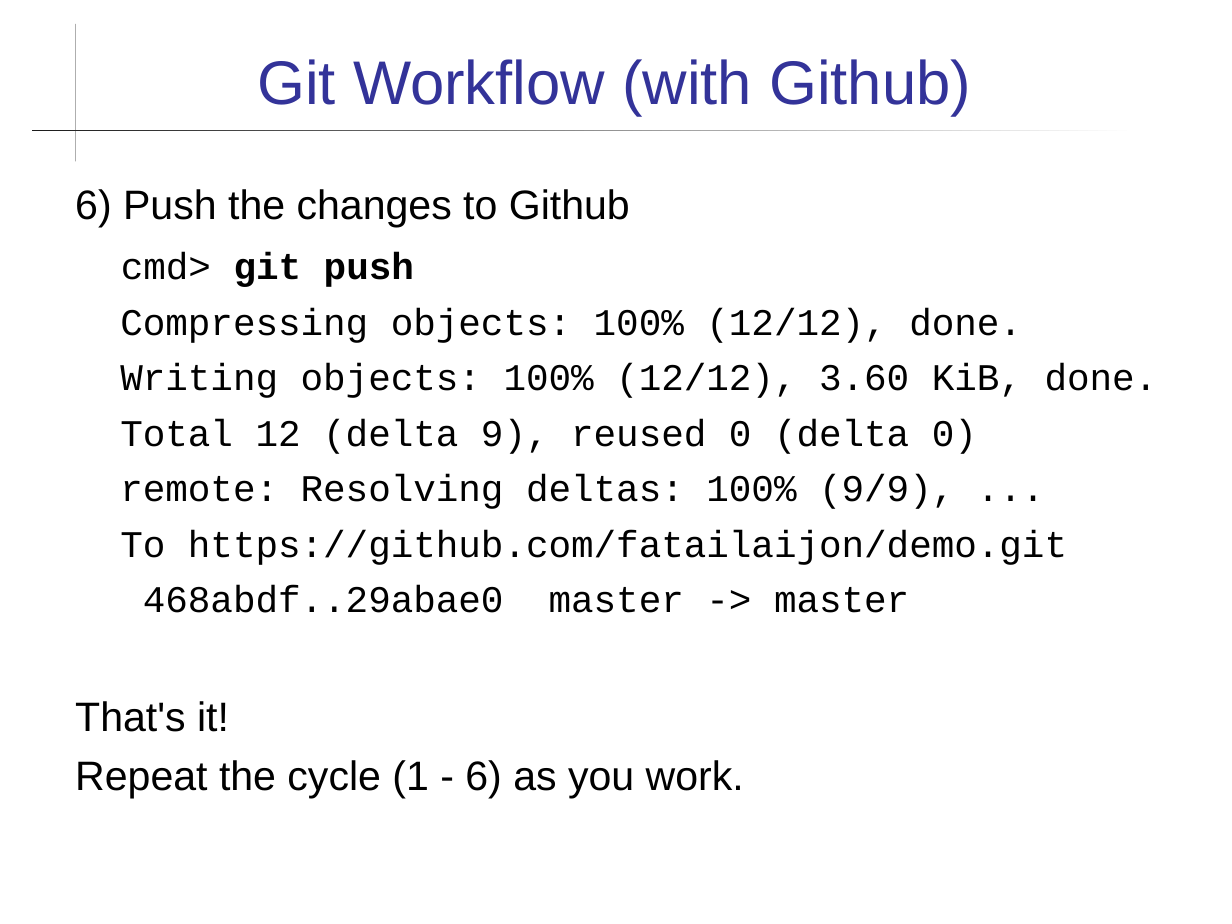
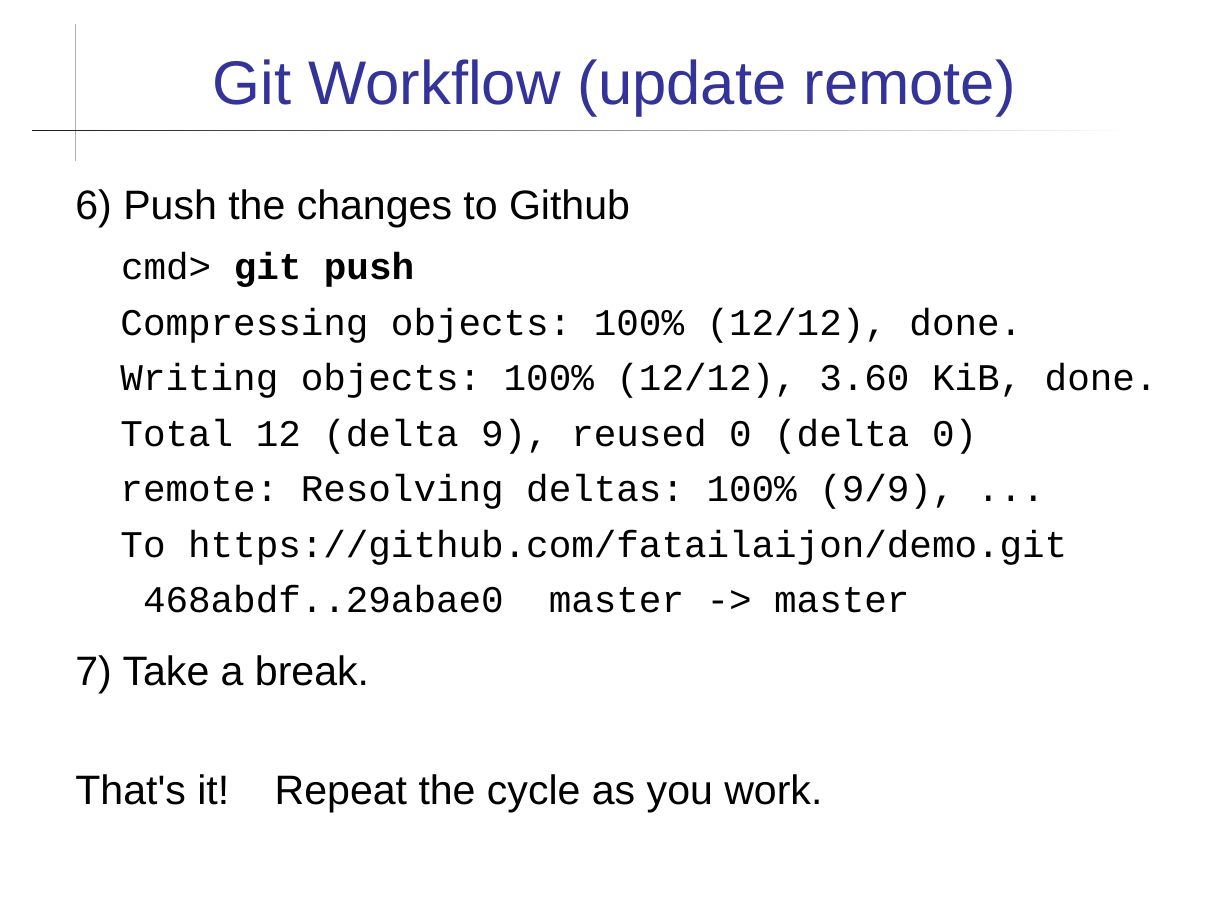
Before and after one commit to cpske/ISP, a slide deck: slide 17 of git/Using-Github.ppt (slide 15 before the commit). Drawn at 1232x924 pixels with LibreOffice and Linux fonts; fonts in the diff are those of the drawing. Boxes give left, top, right and bottom in pixels: in the first picture for what was removed or moved away, otherwise in the second. Text is boxed around its words. In the diff, an @@ line names an element or a change of style, - is before the commit and + after.

```diff
--- a/git/Using-Github.ppt
+++ b/git/Using-Github.ppt
@@ title at box(213, 59, 1016, 116): text changed @@
-Git Workflow (with Github)
+Git Workflow (update remote)
@@ text at box(75, 655, 822, 813): text changed @@
-That's it!
-Repeat the cycle (1 - 6) as you work.
+7) Take a break.
+That's it! Repeat the cycle as you work.
```
Also in this commit, not shown: 12 other slides changed, 2 slides added, 28 other files.
